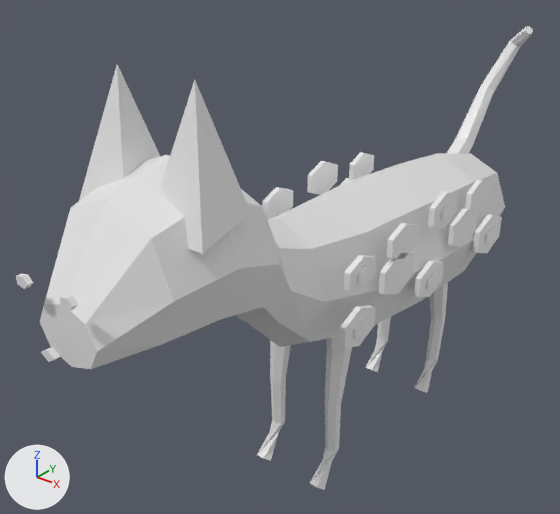
Before and after pictures for a commit that changed the OBJ model assets/cats/BengalCat.obj.
Before and after are seen from a camera (50 mm lens) standing at (1.4, -2.25, 2.09) and looking at (-0.23, -0.21, 0.82). Arrows for +X, +Y and +Z are at lower left; the lights stay in place. The picture after the commit comes second. Where no turn or scale is listed for an object, it has been applied to the vertices.

The first picture shows 'cat_body', 'cat_body_ear_left', 'cat_body_ear_right', 'cat_body_leg_front_L', 'cat_body_leg_front_R', 'cat_body_leg_rear_L', 'cat_body_leg_rear_R', 'cat_body_tail', 'detail_eye_left', 'detail_nose', 'mark_dark_spot_-1_6', 'mark_dark_spot_1_1', 'mark_dark_spot_1_3', 'mark_dark_spot_1_4', 'mark_dark_spot_1_7' and 13 more.
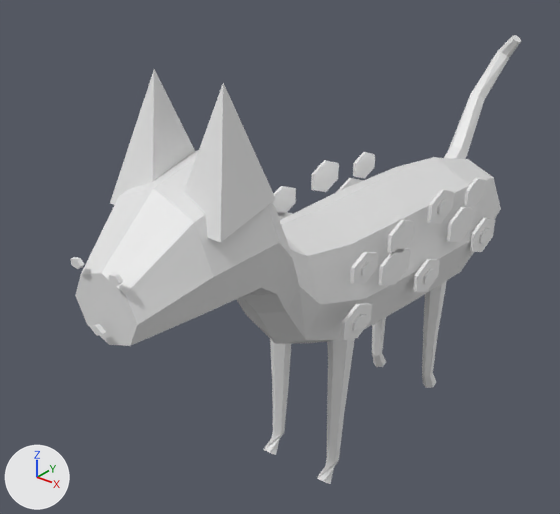
What differs and where, as boxes [x1, y1, x2, y2] in the pictures (560 x 514 px):
'cat_body', reshaped (8% narrower, 9% shorter): before [40, 153, 505, 369]; after [75, 150, 501, 346]
'cat_body_ear_right', deleted: before [159, 80, 251, 254]
'ear_right', added: after [184, 83, 276, 242]
'ear_left', added: after [110, 69, 195, 205]
'cat_body_ear_left', deleted: before [79, 64, 160, 201]
'cat_body_leg_front_R', reshaped: before [310, 316, 352, 490]; after [317, 336, 355, 484]
'cat_body_tail', reshaped: before [447, 26, 533, 154]; after [444, 35, 521, 159]
'cat_body_leg_front_L', reshaped (17% narrower): before [257, 340, 291, 461]; after [263, 339, 291, 455]
'cat_body_leg_rear_L', reshaped: before [366, 317, 391, 372]; after [372, 317, 386, 367]
'detail_eye_left', moved, rescaled (17% narrower, 19% shorter): before [16, 274, 33, 289]; after [71, 257, 85, 269]
'detail_nose', moved, rescaled (24% narrower, 19% shorter): before [41, 347, 61, 362]; after [91, 324, 106, 336]

The change, as a list of edits to the scene's bpy script:
```text
Change me_cat_body:
    remove me_cat_body.from_pydata(...)  # 82 vertices, 160 faces; spans x -0.25..0.25, y -1.32..0.86, z 0.52..1.47
    add me_cat_body.from_pydata(...)  # 82 vertices, 160 faces; spans x -0.25..0.25, y -1.2..0.84, z 0.52..1.45
    me_cat_body part 1: 82 of 82 vertices moved; they spanned x -0.25..0.25, y -1.32..0.86, z 0.52..1.47 and now span x -0.25..0.25, y -1.2..0.84, z 0.52..1.45; mean shift (0.0, 0.04, 0.0)
Change me_cat_body_leg_front_l:
    remove me_cat_body_leg_front_l.from_pydata(...)  # 32 vertices, 60 faces; spans x -0.176..-0.079, y -0.46..-0.271, z 0.061..0.81
    add me_cat_body_leg_front_l.from_pydata(...)  # 32 vertices, 60 faces; spans x -0.181..-0.079, y -0.42..-0.26, z 0.061..0.812
    me_cat_body_leg_front_l part 4: 32 of 32 vertices moved; they spanned x -0.176..-0.079, y -0.46..-0.271, z 0.061..0.81 and now span x -0.181..-0.079, y -0.42..-0.26, z 0.061..0.812; mean shift (-0.003, 0.013, -0.029)
Change me_cat_body_leg_front_r:
    remove me_cat_body_leg_front_r.from_pydata(...)  # 32 vertices, 60 faces; spans x 0.079..0.176, y -0.46..-0.271, z 0.061..0.81
    add me_cat_body_leg_front_r.from_pydata(...)  # 32 vertices, 60 faces; spans x 0.079..0.181, y -0.42..-0.26, z 0.061..0.812
    me_cat_body_leg_front_r part 5: 32 of 32 vertices moved; they spanned x 0.079..0.176, y -0.46..-0.271, z 0.061..0.81 and now span x 0.079..0.181, y -0.42..-0.26, z 0.061..0.812; mean shift (0.003, 0.013, -0.029)
Change me_cat_body_leg_rear_l:
    remove me_cat_body_leg_rear_l.from_pydata(...)  # 32 vertices, 60 faces; spans x -0.176..-0.079, y 0.308..0.456, z 0.062..0.81
    add me_cat_body_leg_rear_l.from_pydata(...)  # 32 vertices, 60 faces; spans x -0.181..-0.079, y 0.302..0.434, z 0.065..0.811
    me_cat_body_leg_rear_l part 6: 32 of 32 vertices moved; they spanned x -0.176..-0.079, y 0.308..0.456, z 0.062..0.81 and now span x -0.181..-0.079, y 0.302..0.434, z 0.065..0.811; mean shift (-0.002, -0.011, -0.029)
Change me_cat_body_tail:
    remove me_cat_body_tail.from_pydata(...)  # 38 vertices, 72 faces; spans x -0.175..0.02, y 0.451..1.405, z 0.747..1.484
    add me_cat_body_tail.from_pydata(...)  # 32 vertices, 60 faces; spans x -0.157..0.028, y 0.531..1.298, z 0.768..1.453
    me_cat_body_tail part 7: the whole mesh is rebuilt
Change me_detail_eye_left:
    remove me_detail_eye_left.from_pydata(...)  # 10 vertices, 16 faces; spans x -0.1031..-0.0588, y -1.368..-1.352, z 1.2237..1.2563
    add me_detail_eye_left.from_pydata(...)  # 10 vertices, 16 faces; spans x -0.0893..-0.0506, y -1.221..-1.209, z 1.2211..1.2489
    me_detail_eye_left part 2: the whole mesh is scaled about its middle by (0.872, 0.75, 0.853), then moved by (0.011, 0.145, -0.005)
Change me_detail_nose:
    remove me_detail_nose.from_pydata(...)  # 8 vertices, 12 faces; spans x -0.0269..0.0269, y -1.381..-1.363, z 1.0579..1.0922
    add me_detail_nose.from_pydata(...)  # 8 vertices, 12 faces; spans x -0.0236..0.0236, y -1.235..-1.223, z 1.0604..1.0896
    me_detail_nose part 3: the whole mesh is scaled about its middle by (0.877, 0.667, 0.853), then moved by (0.0, 0.143, 0.0)
Add me_ear_right:
    me_ear_right.from_pydata([(0.036, -0.99, 1.29), (0.207, -0.99, 1.29), (0.188, -0.75, 1.325), (0.055, -0.75, 1.325), (0.122, -0.87, 1.65)], [], [(0, 1, 2), (0, 2, 3), (0, 4, 1), (1, 4, 2), (2, 4, 3), (3, 4, 0)])
Add me_ear_left:
    me_ear_left.from_pydata([(-0.207, -0.99, 1.29), (-0.036, -0.99, 1.29), (-0.055, -0.75, 1.325), (-0.188, -0.75, 1.325), (-0.122, -0.87, 1.65)], [], [(0, 1, 2), (0, 2, 3), (0, 4, 1), (1, 4, 2), (2, 4, 3), (3, 4, 0)])
Remove ob_cat_body_ear_left:
    ob_cat_body_ear_left = bpy.data.objects.new('cat_body_ear_left', me_cat_body_ear_left)
Remove ob_cat_body_ear_right:
    ob_cat_body_ear_right = bpy.data.objects.new('cat_body_ear_right', me_cat_body_ear_right)
Add ob_ear_right:
    ob_ear_right = bpy.data.objects.new('ear_right', me_ear_right)
    ob_ear_right.location = (0.0, 0.0, 0.0)
Add ob_ear_left:
    ob_ear_left = bpy.data.objects.new('ear_left', me_ear_left)
    ob_ear_left.location = (0.0, 0.0, 0.0)
```
